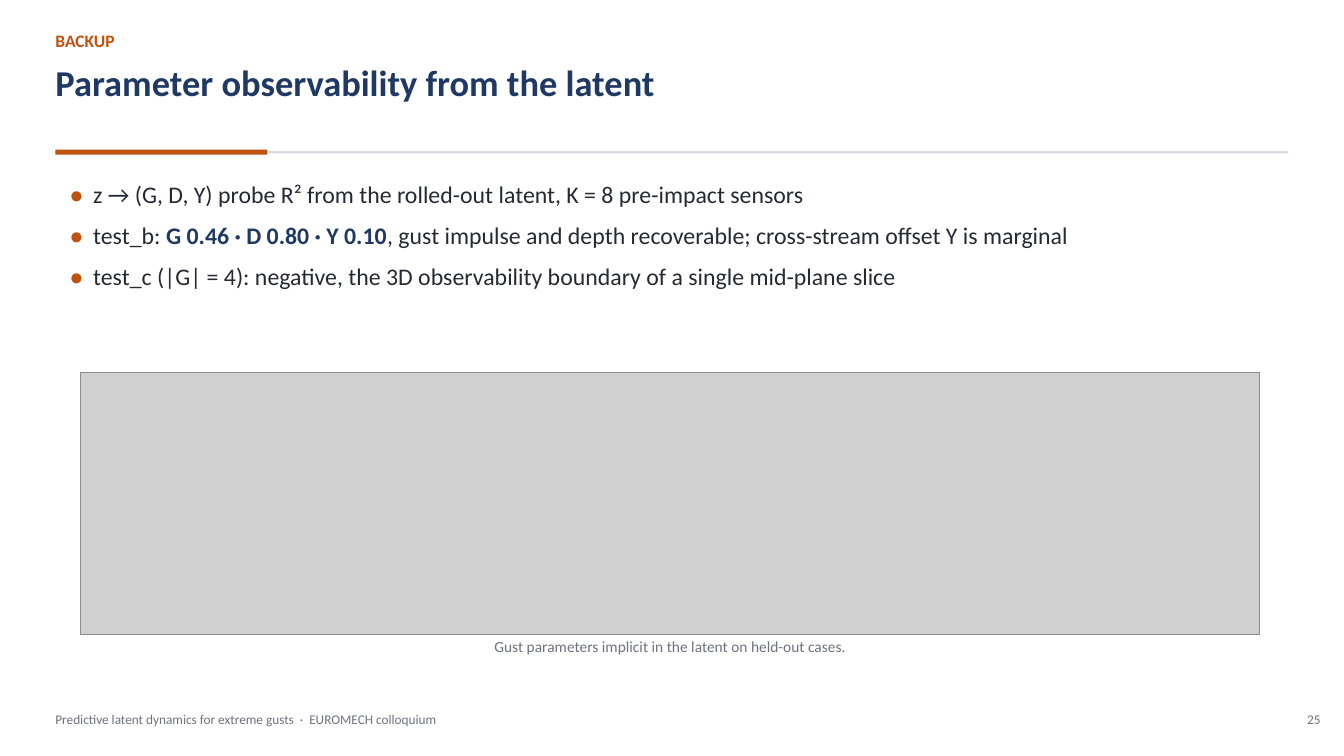
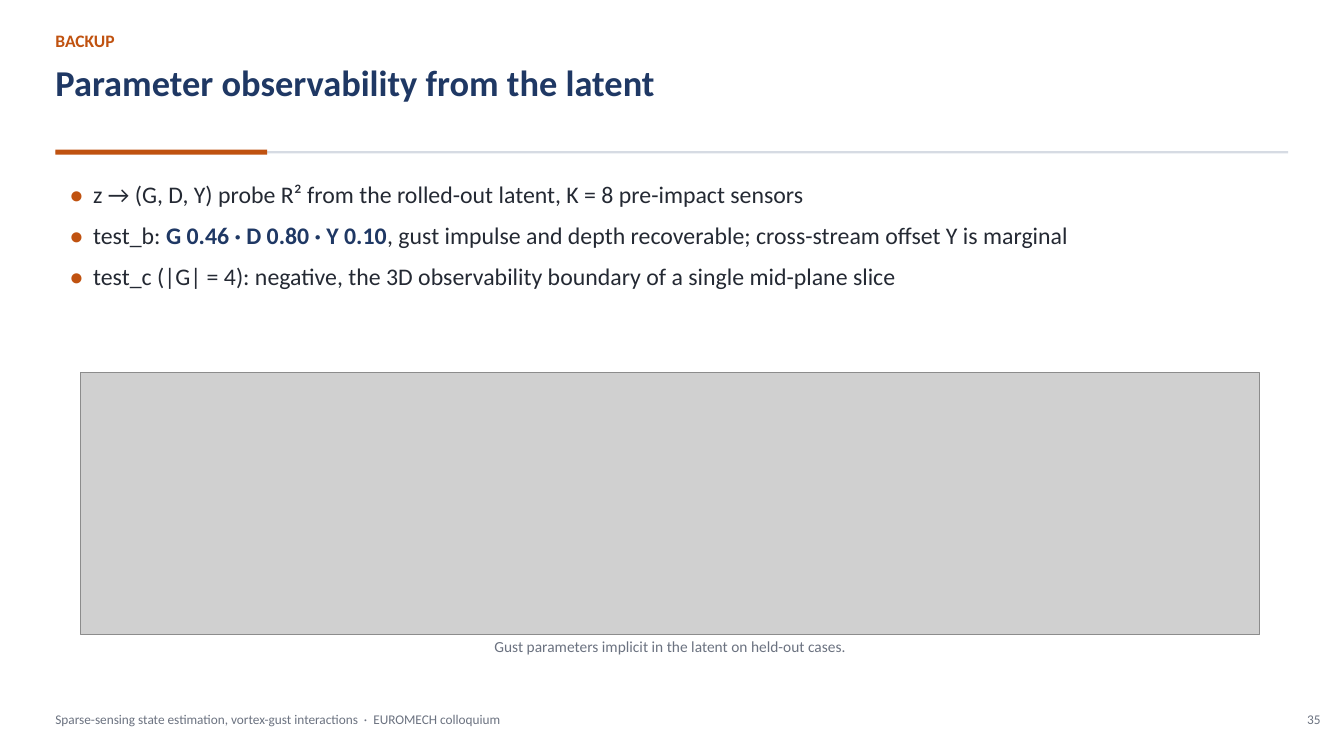
Before and after one commit to sanmi90/GUST-JEPA, a slide deck: slide 35 of paper/talk/euromech_gust_jepa.pptx (slide 25 before the commit). Drawn at 1344x756 pixels with LibreOffice and Linux fonts; fonts in the diff are those of the drawing; grey boxes stand for pictures. Boxes give left, top, right and bottom in pixels: in the first picture for what was removed or moved away, otherwise in the second. Text is boxed around its words. In the diff, an @@ line names an element or a change of style, - is before the commit and + after.

```diff
--- a/paper/talk/euromech_gust_jepa.pptx
+++ b/paper/talk/euromech_gust_jepa.pptx
@@ text at [55,715,500,726]: text changed @@
-Predictive latent dynamics for extreme gusts · EUROMECH colloquium
+Sparse-sensing state estimation, vortex-gust interactions · EUROMECH colloquium
```
Also in this commit, not shown: 27 other slides changed, 11 slides added, 1 slide removed, 25 other files.
